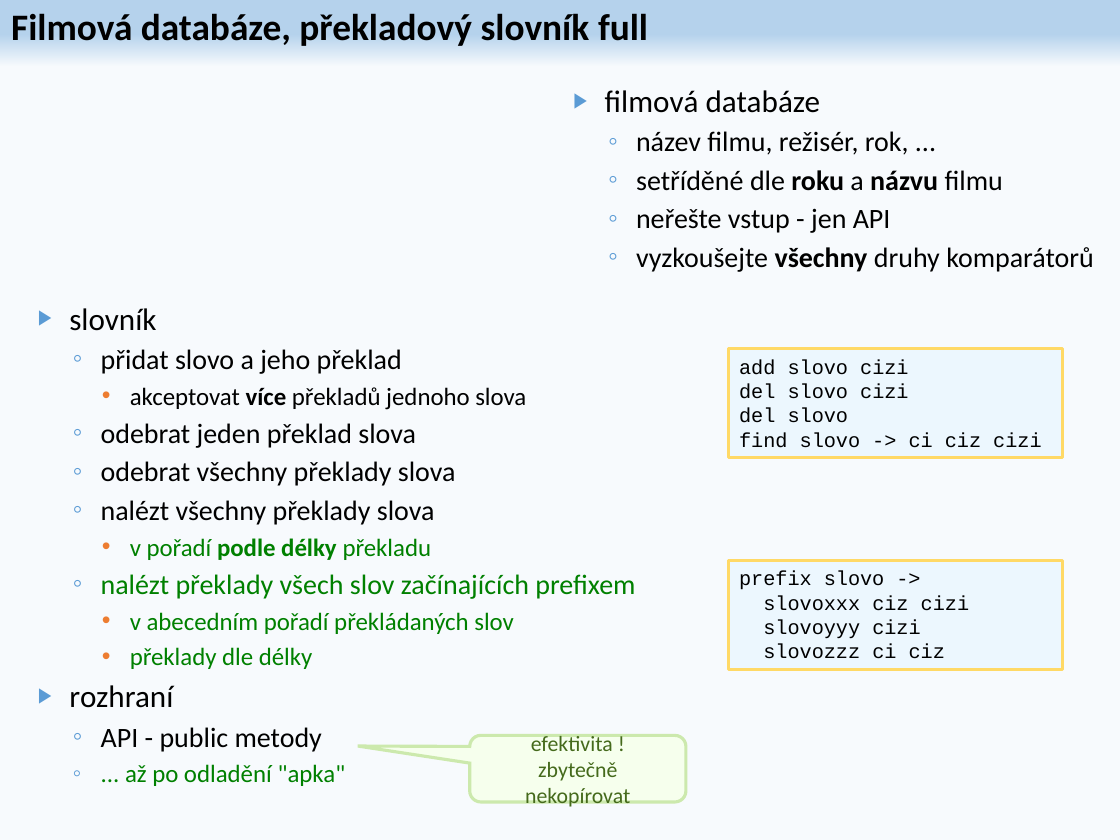
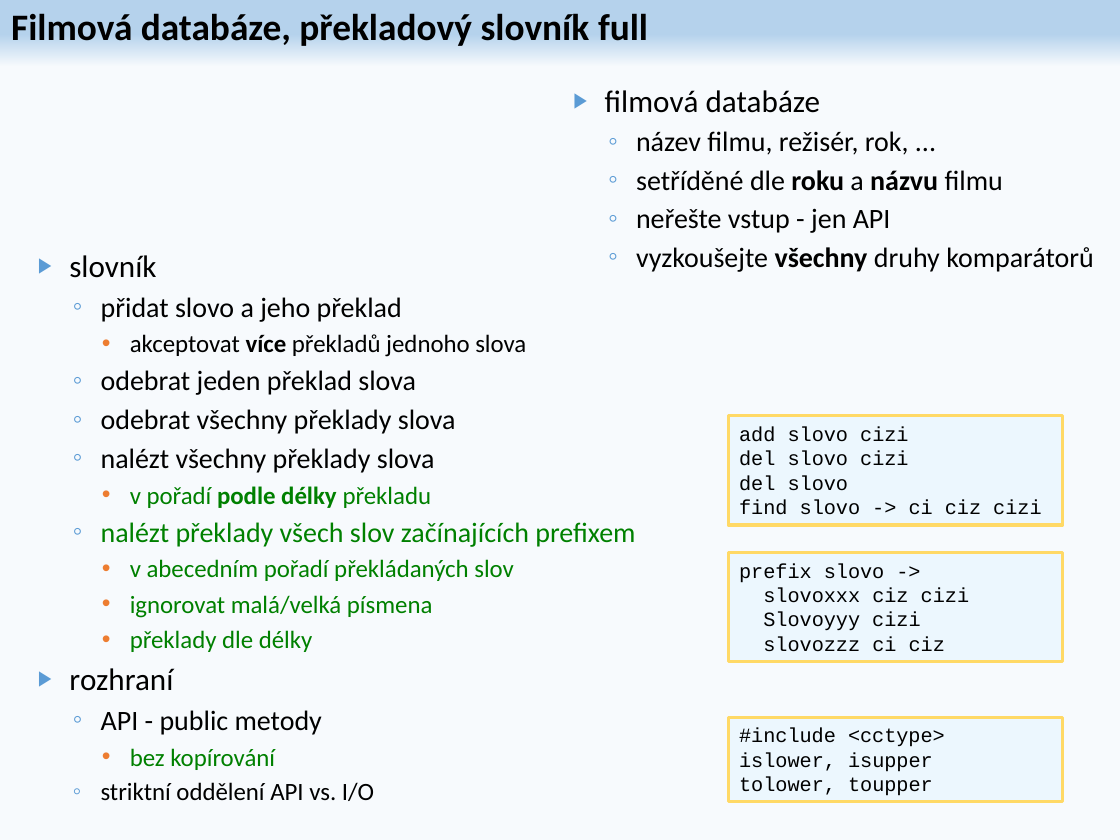
Before and after one commit to damodarak/BANG, a slide deck: slide 38 of CvCpp.pptx. Drawn at 1120x840 pixels with LibreOffice and Linux fonts; fonts in the diff are those of the drawing. Boxes give left, top, right and bottom in pixels: in the first picture for what was removed or moved away, otherwise in the second. Text is boxed around its words. In the diff, an @@ line names an element or a change of style, - is before the commit and + after.

Commit message:
change pptx

```diff
--- a/CvCpp.pptx
+++ b/CvCpp.pptx
@@ text "slovník": place and size @@
-text "slovník" at [69,308,635,786]
+text "slovník" at [69,255,635,801]
@@ rectangle "add slovo cizi": place and size @@
-rectangle "add slovo cizi" at [728,348,1063,458]
+rectangle "add slovo cizi" at [728,416,1063,525]
@@ rectangle "prefix slovo ->": place and size @@
-rectangle "prefix slovo ->" at [728,560,1063,670]
+rectangle "prefix slovo ->" at [728,552,1063,662]
@@ text at [130,595,433,618]: paragraph added @@
+    • ignorovat malá/velká písmena
@@ text in rectangle at [763,612,921,631]: text changed @@
-slovoyyy cizi
+Slovoyyy cizi
@@ rectangle added at [728,717,1063,802], fill #ECF7FE, outline #FFD966 2 pt, 13 pt, text #000000 @@
+#include <cctype>
+islower, isupper
+tolower, toupper
@@ text at [101,748,374,801]: text changed; text colour #008000 to #000000 @@
-  ◦ ... až po odladění "apka"
+    • bez kopírování
+  ◦ striktní oddělení API vs. I/O
@@ rounded speech box removed at [469,736,685,802] @@
-efektivita !
-zbytečně nekopírovat
```
Also in this commit, not shown: 6 other slides changed, 1 other file.
